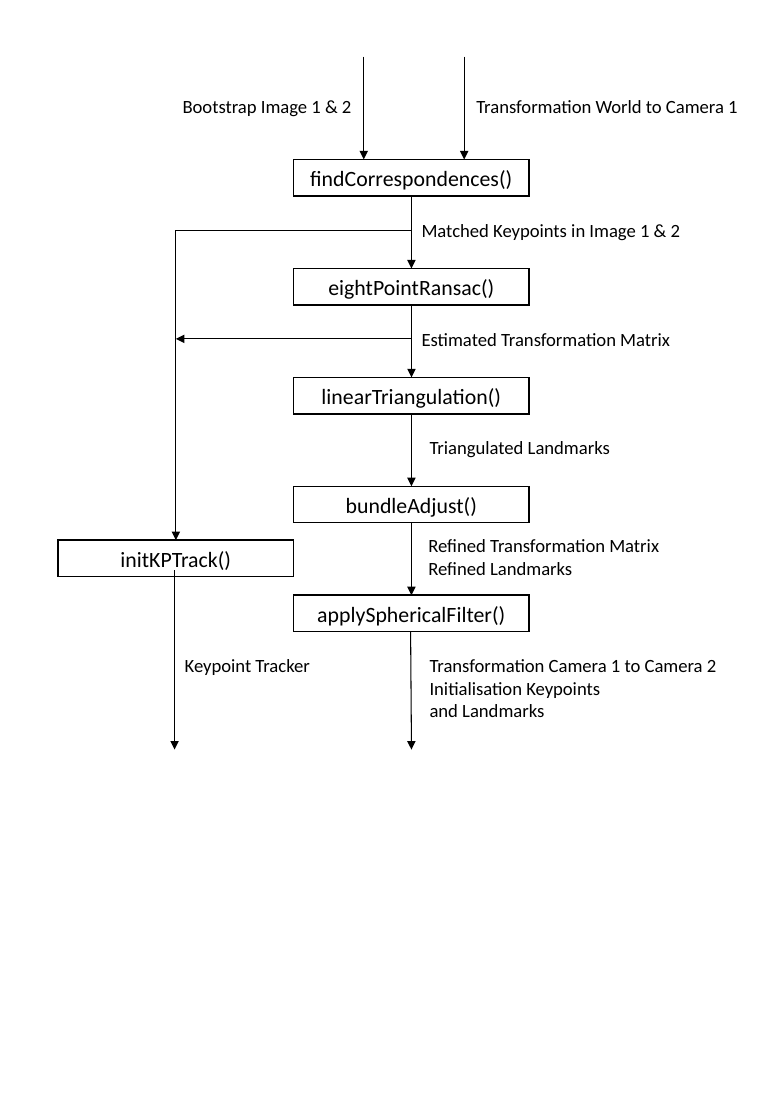
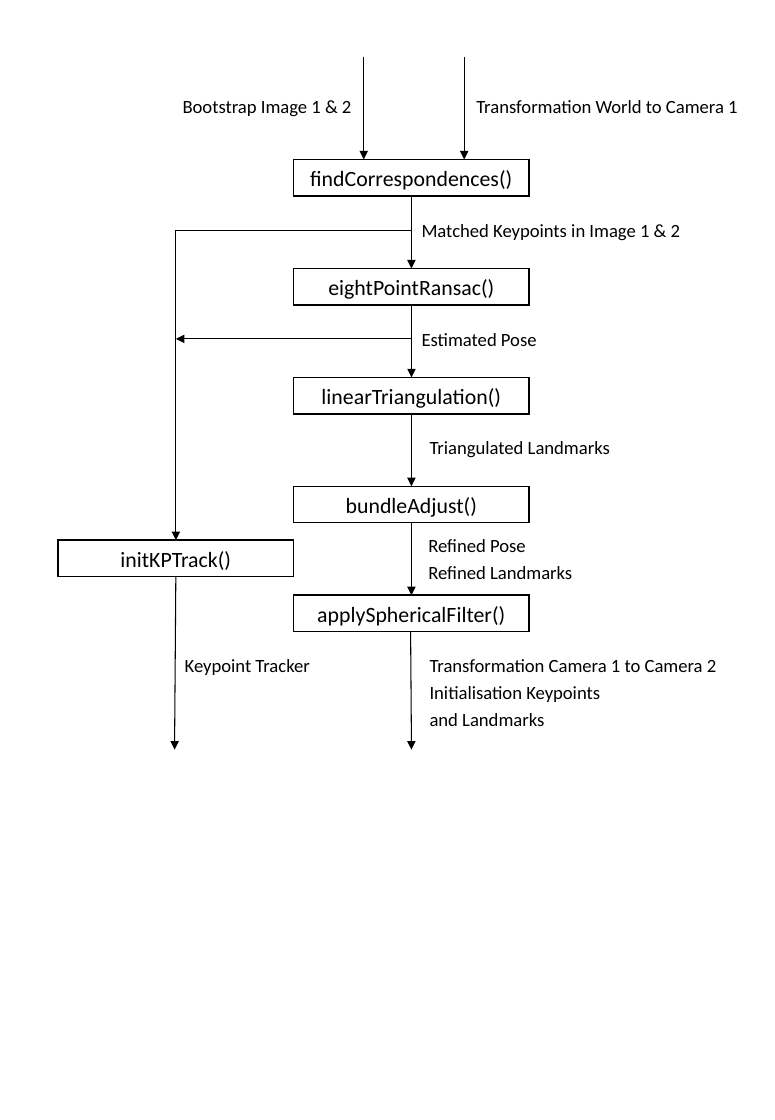
Before and after one commit to mvoellmy/vizbiz, a slide deck: slide 1 of latex/graphics/init_chart.pptx. Drawn at 775x1120 pixels with LibreOffice and Linux fonts; fonts in the diff are those of the drawing. Boxes give left, top, right and bottom in pixels: in the first picture for what was removed or moved away, otherwise in the second. Text is boxed around its words. In the diff, an @@ line names an element or a change of style, - is before the commit and + after.

```diff
--- a/latex/graphics/init_chart.pptx
+++ b/latex/graphics/init_chart.pptx
@@ text at [422, 333, 537, 346]: text changed @@
-Estimated Transformation Matrix
+Estimated Pose
@@ text at [428, 539, 526, 552]: text changed @@
-Refined Transformation Matrix
+Refined Pose
@@ arrow moved from (175, 570) - (175, 749) to (176, 577) - (175, 749) @@
@@ text "Transformation Camera 1 to Camera ..." at [430, 659, 716, 726]: more space between paragraphs @@
```
Also in this commit, not shown: 1 other file.
